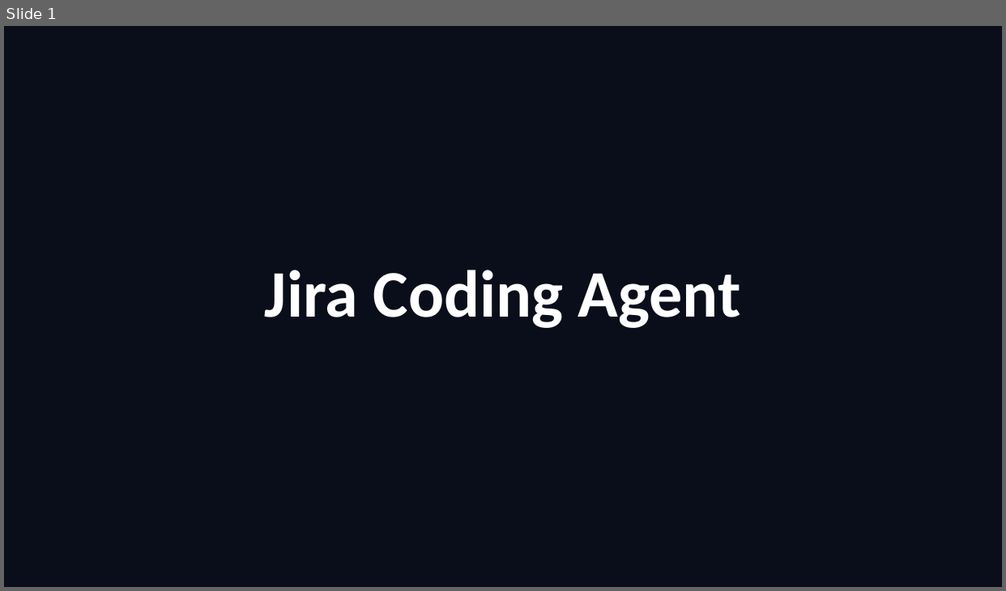
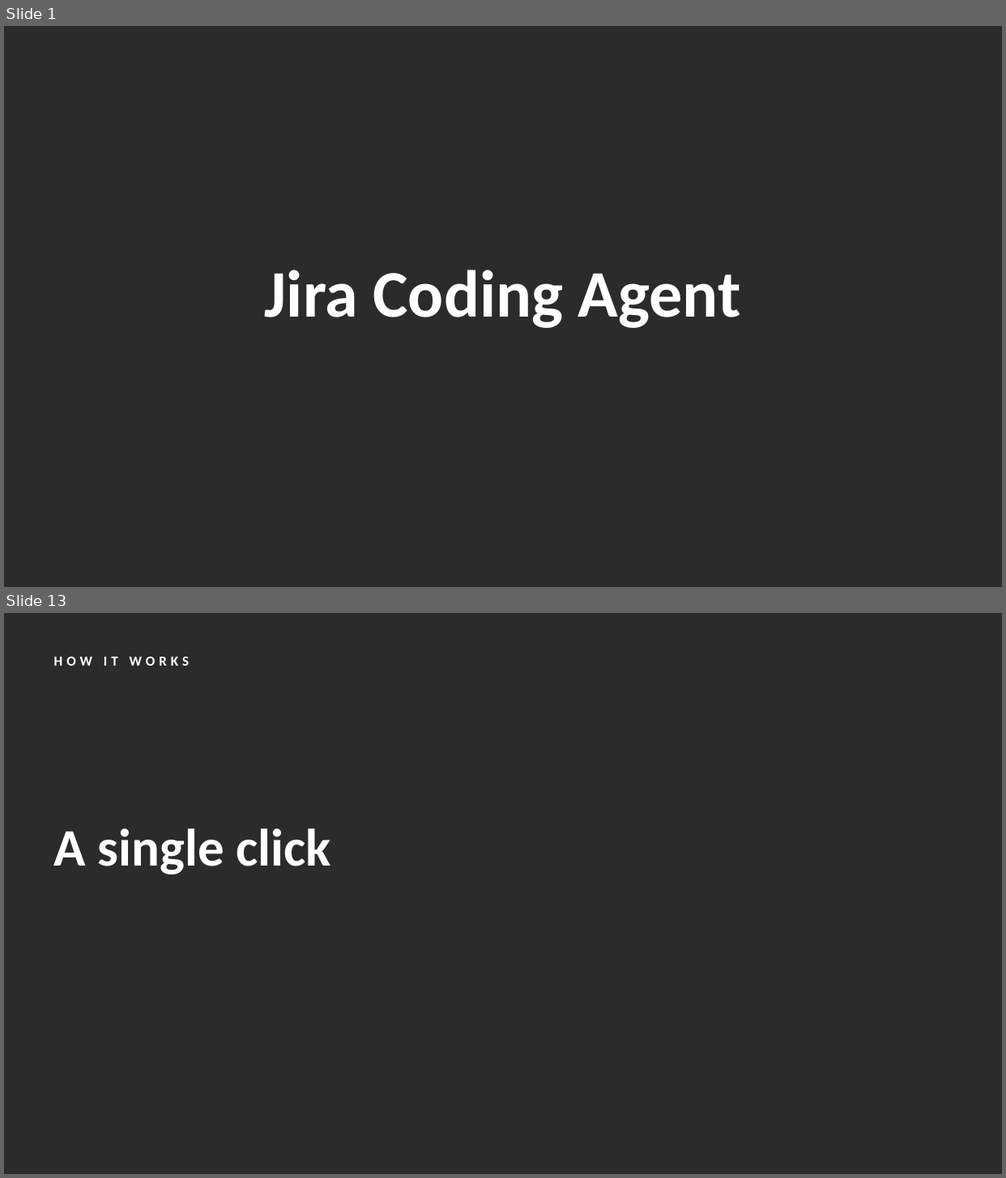
Before and after one commit to smsilva/wasp-agent, a slide deck: docs/presentations/2026-06-15-jira-coding-agent.pptx. Shown one above the other, each under a label of ours: slide 1 before the commit, slides 1 and 13 after it; the slides between them are not shown. The pictures are 1006x591 and 1006x1178 pixels, drawn with LibreOffice and Linux fonts; fonts in the diff are those of the drawing; background and template pictures are left out; a plain dark background stands for a picture behind light text. Boxes give left, top, right and bottom in pixels: in the first picture for what was removed or moved away, otherwise in the second. Text is boxed around its words. In the diff, an @@ line names an element or a change of style, - is before the commit and + after.

```diff
--- a/docs/presentations/2026-06-15-jira-coding-agent.pptx
+++ b/docs/presentations/2026-06-15-jira-coding-agent.pptx
@@ slide 13 added at (4, 613, 1002, 1174), background picture (left out) @@
@@ text added at (54, 657, 189, 666), 10 pt, text #FFFFFF, bold @@
+HOW IT WORKS
@@ text added at (54, 828, 331, 875), 38 pt, text #FFFFFF, bold @@
+A single click
@@ slide 1 changed as well @@
@@ background #0A0E1A to picture (left out) @@
```
Also in this commit, not shown: 17 other slides changed, 10 other slides added, 11 slides removed, 2 other files.
